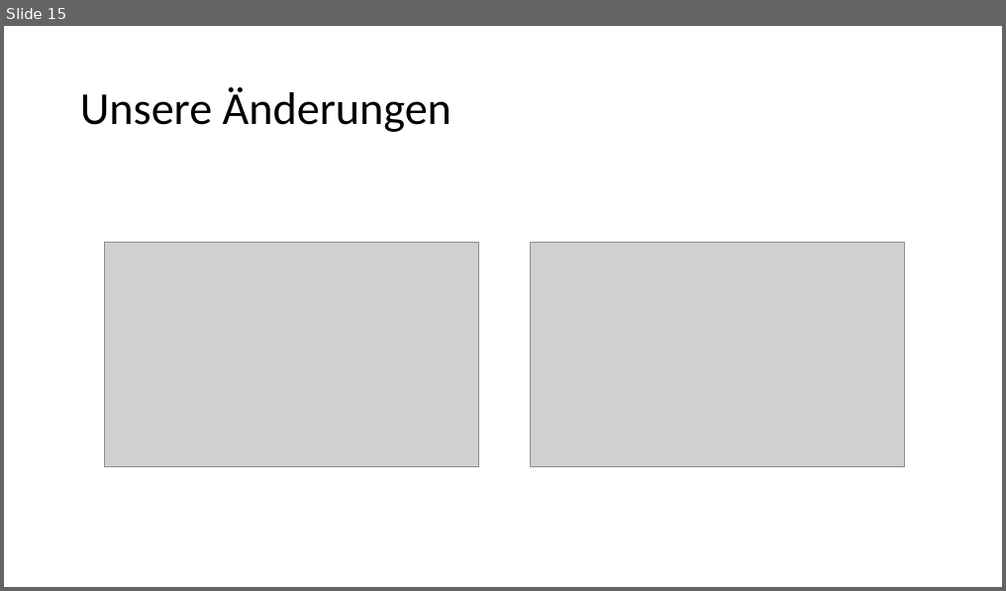
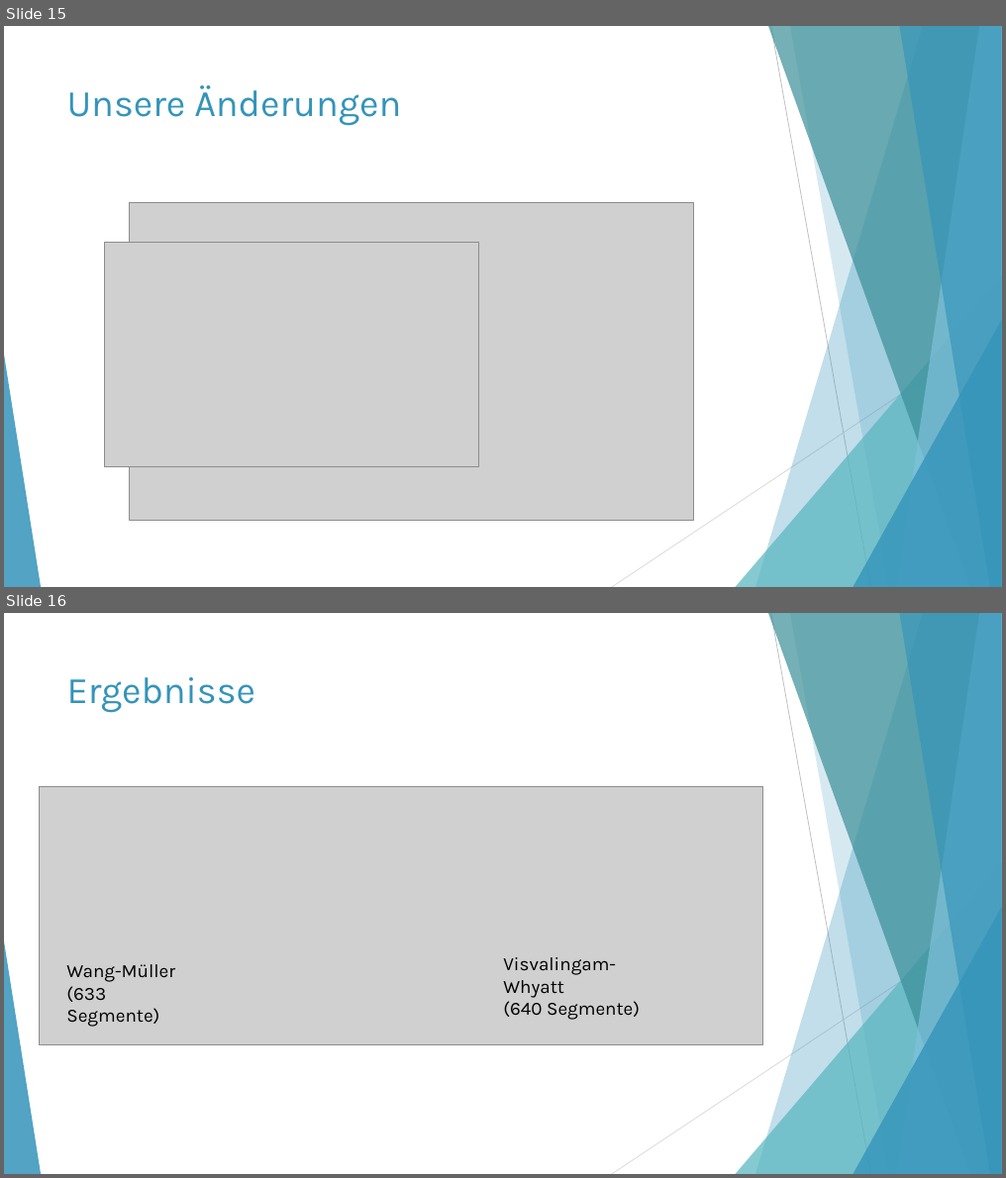
Before and after one commit to moritzhe/algokarto, a slide deck: Wang-Müller.pptx. Shown one above the other, each under a label of ours: slide 15 before the commit, slides 15 and 16 after it. The pictures are 1006x591 and 1006x1178 pixels, drawn with LibreOffice and Linux fonts; fonts in the diff are those of the drawing; grey boxes stand for pictures. Boxes give left, top, right and bottom in pixels: in the first picture for what was removed or moved away, otherwise in the second. Text is boxed around its words. In the diff, an @@ line names an element or a change of style, - is before the commit and + after.

Commit message:
Add design to presentation

```diff
--- a/Wang-Müller.pptx
+++ b/Wang-Müller.pptx
@@ slide 16 added at (4, 613, 1002, 1174), background #FFFFFF; not listed: 10 template elements that a slide beside it also shows @@
@@ title added at (67, 677, 256, 713), 36 pt, text #3494BA @@
+Ergebnisse
@@ picture added at (40, 786, 763, 1045) @@
@@ text added at (66, 964, 175, 1027), 18 pt, text #000000 @@
+Wang-Müller (633 Segmente)
@@ text added at (503, 958, 640, 1020), 18 pt, text #000000 @@
+Visvalingam-Whyatt
+(640 Segmente)
@@ slide 15 changed as well @@
@@ title "Unsere Änderungen": place and size @@
-title "Unsere Änderungen" at (80, 87, 451, 132)
+title "Unsere Änderungen" at (67, 85, 401, 126)
@@ title "Unsere Änderungen" at (67, 85, 401, 126): size 44 to 36 pt, font Calibri to Karla, text colour #000000 to #3494BA; line spacing 0.9 to 1; vertical alignment middle to top @@
@@ picture added at (129, 202, 694, 520) @@
@@ picture removed at (531, 243, 905, 467) @@
@@ group added at (4, 26, 1002, 587): 5 freeform shapes, 3 triangles, 2 lines @@
```
Also in this commit, not shown: 14 other slides changed, 1 slide removed.
